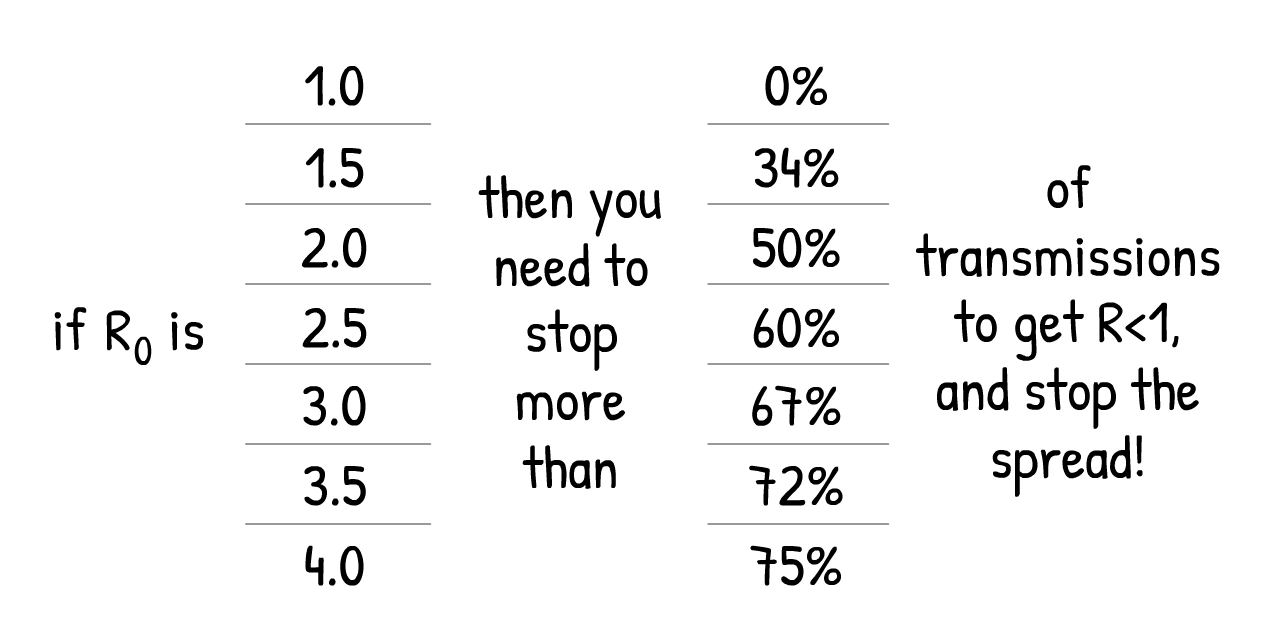
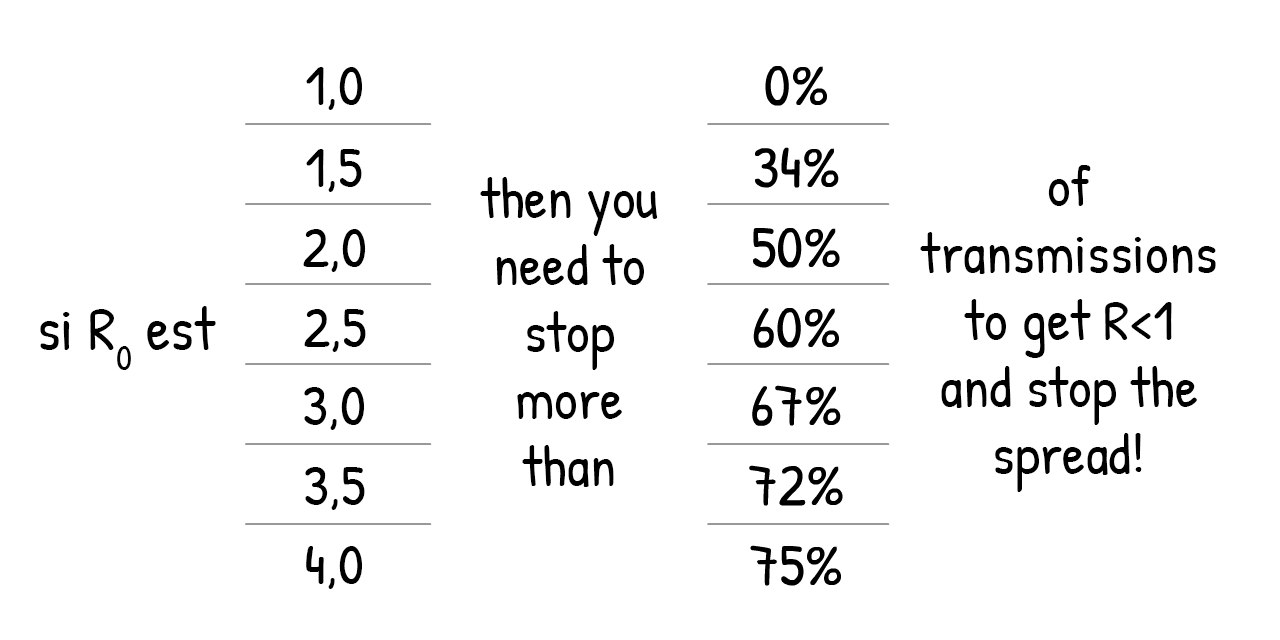
Layered file, before and after one edit (1280×640). Changes by layer:
hid "Original" over [40, 66, 1220, 589]
renamed "if R0 is" to "si R0 est", painted on it over [40, 306, 216, 370]
